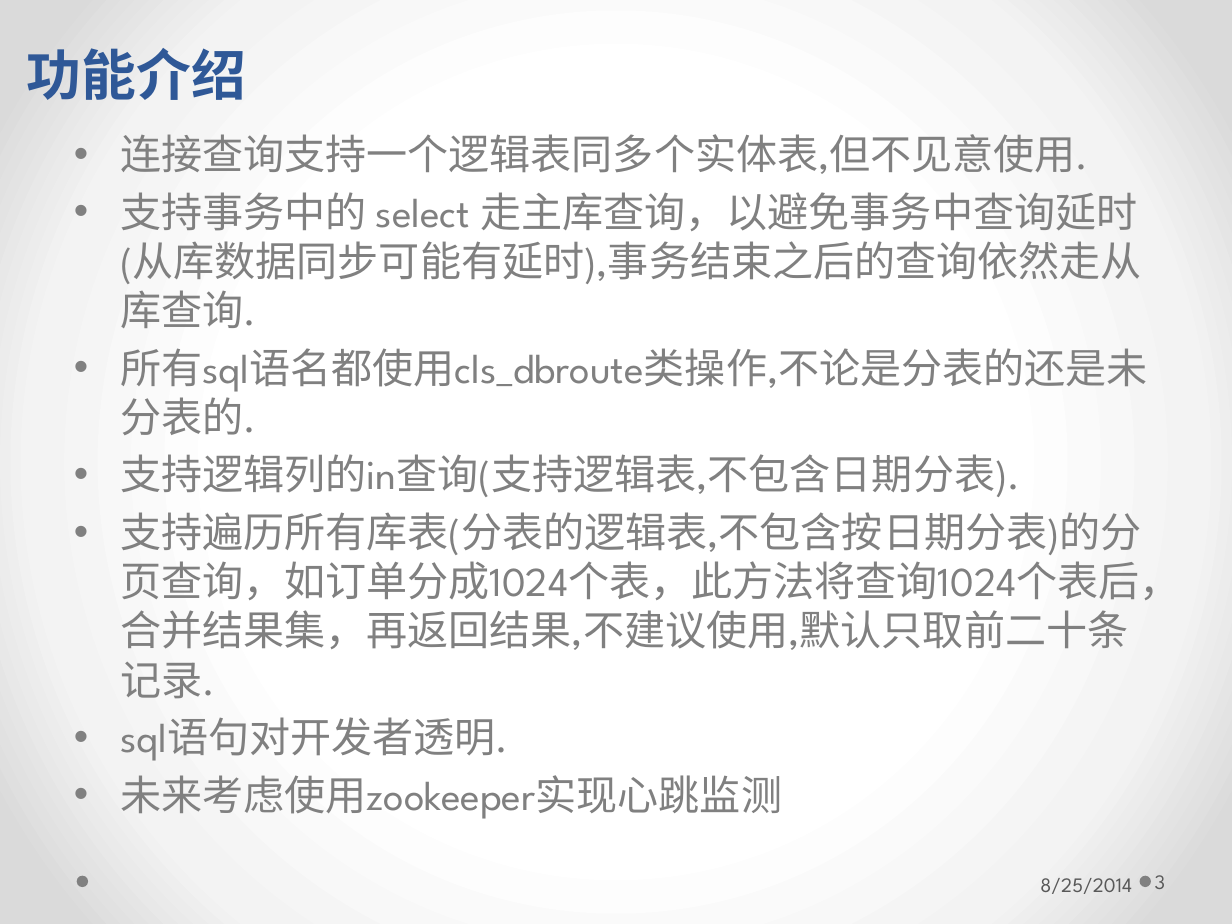
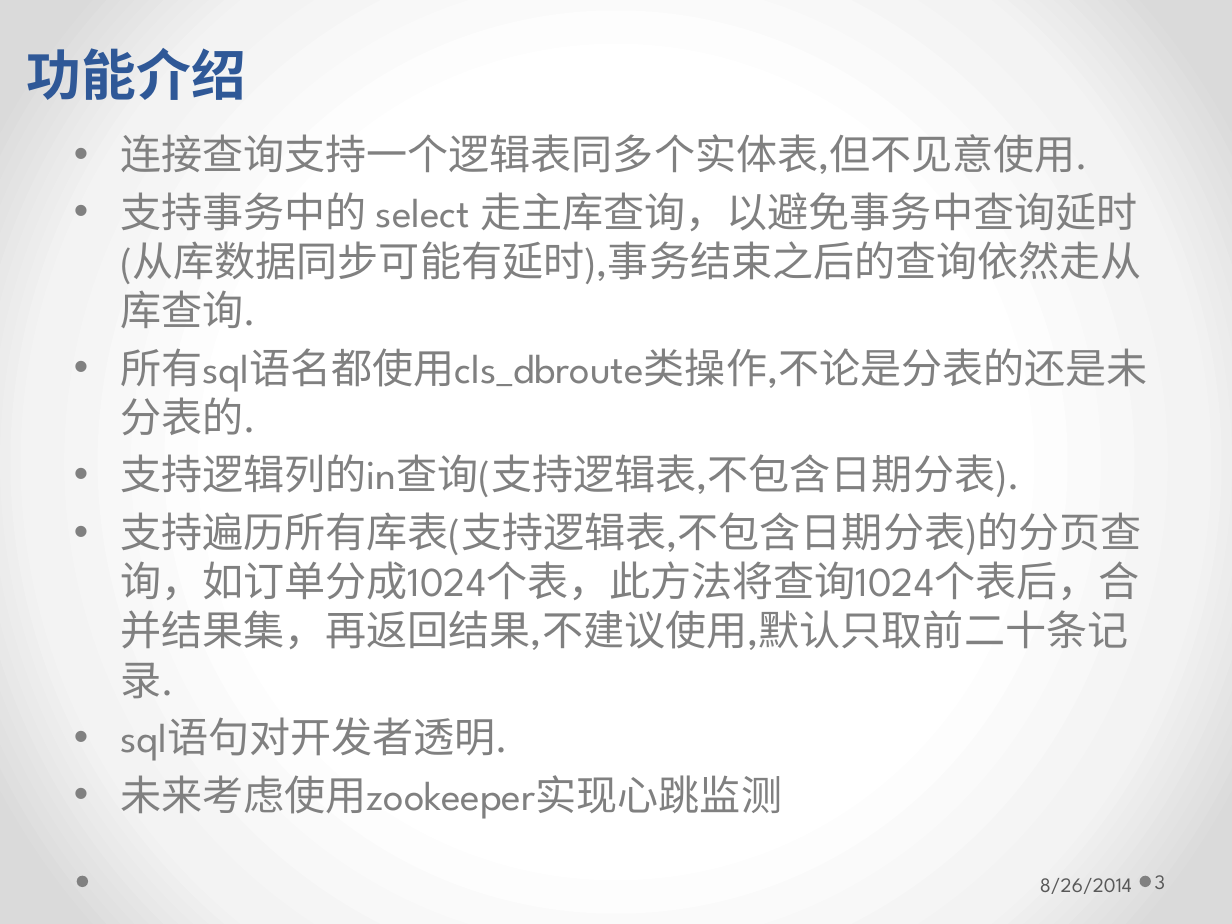
Before and after one commit to longhaisheng/dbroute, a slide deck: slide 3 of dbroute.pptx. Drawn at 1232x924 pixels with LibreOffice and Linux fonts; fonts in the diff are those of the drawing. Boxes give left, top, right and bottom in pixels: in the first picture for what was removed or moved away, otherwise in the second. Text is boxed around its words. In the diff, an @@ line names an element or a change of style, - is before the commit and + after.

```diff
--- a/dbroute.pptx
+++ b/dbroute.pptx
@@ text at (x1=120, y1=512, x2=1142, y2=699): text changed @@
-• 支持遍历所有库表(分表的逻辑表,不包含按日期分表)的分页查询，如订单分成1024个表，此方法将查询1024个表后，合并结果集，再返回结果,不建议使用,默认只取前二十条记录.
+• 支持遍历所有库表(支持逻辑表,不包含日期分表)的分页查询，如订单分成1024个表，此方法将查询1024个表后，合并结果集，再返回结果,不建议使用,默认只取前二十条记录.
@@ text at (x1=1040, y1=878, x2=1132, y2=894): text changed @@
-8/25/2014
+8/26/2014
```
Also in this commit, not shown: 12 other slides changed, 7 slides added.
